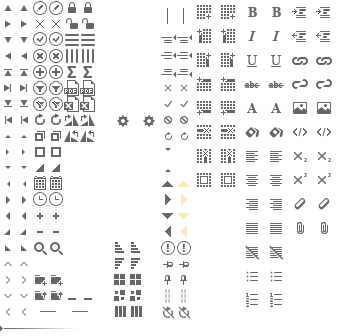
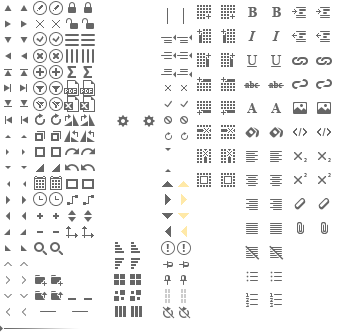
Revision of a layered (340, 336) image; what changed, layer by layer:
added layer "dimension hover" above "dimension" over 82, 226, 94, 238
added layer "dimension" above "kpi hover" over 66, 226, 78, 238
added layer "kpi hover" above "kpi" over 84, 210, 92, 222
added layer "kpi" above "connector hover" over 68, 210, 76, 222
added layer "connector hover" above "connector" over 83, 195, 94, 205
added layer "connector" above "shape hover" over 67, 195, 78, 205
added layer "shape hover" above "shape" over 82, 179, 94, 189
added layer "shape" above "undo hover" over 66, 179, 78, 189
added layer "undo hover" above "undo" over 81, 164, 95, 171
added layer "undo" above "redo hover" over 65, 164, 79, 171
added layer "redo hover" above "redo" over 81, 148, 95, 155
added layer "redo" above "Rotate" over 65, 148, 79, 155
